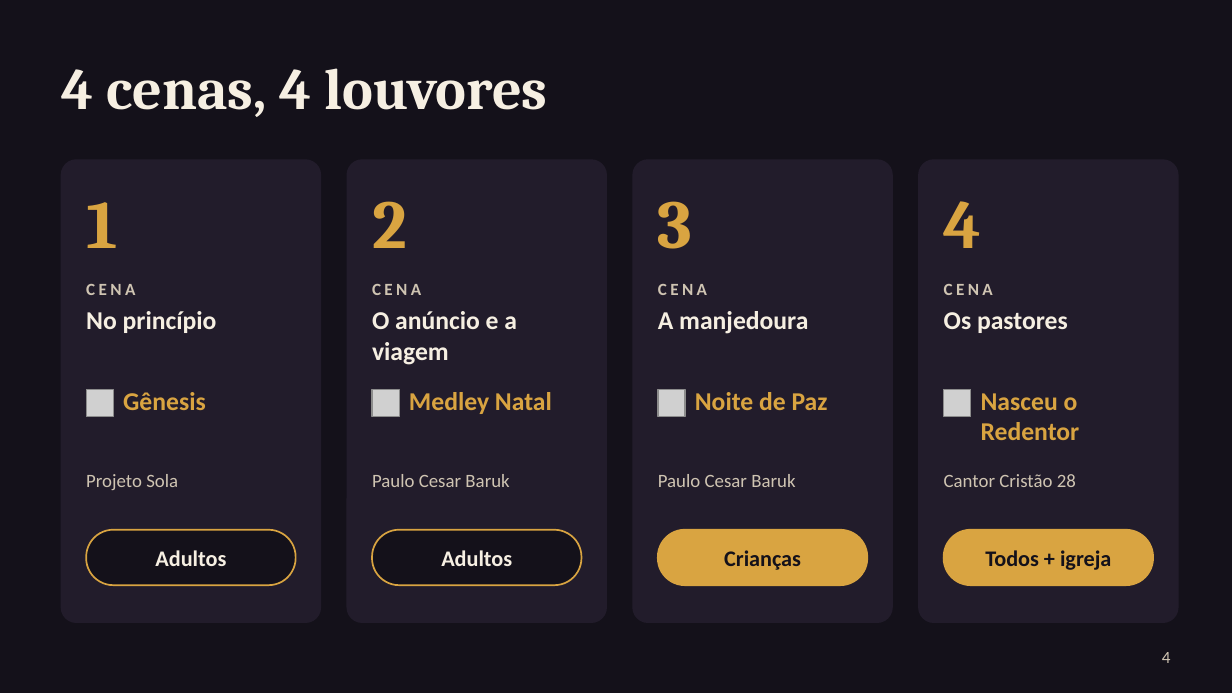
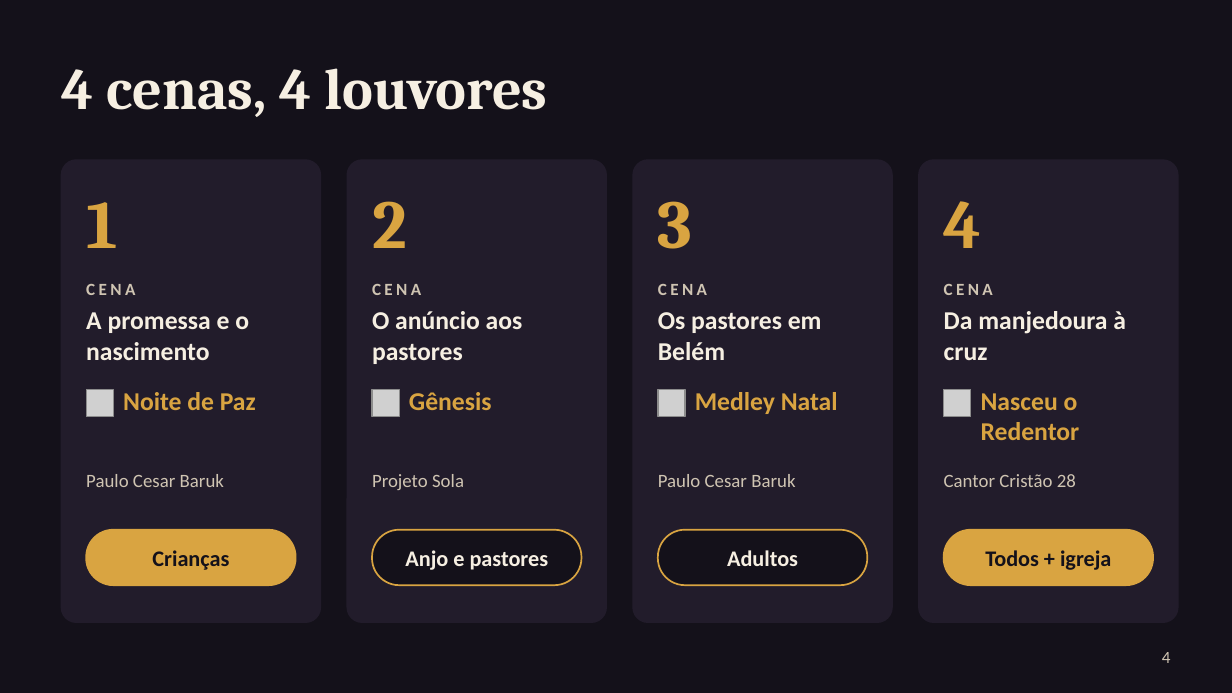
Before and after one commit to MatheusXd1227/Rob-IA-BTG, a slide deck: slide 4 of teatro/apresentacao-peca-natal.pptx. Drawn at 1232x693 pixels with LibreOffice and Linux fonts; fonts in the diff are those of the drawing; grey boxes stand for pictures. Boxes give left, top, right and bottom in pixels: in the first picture for what was removed or moved away, otherwise in the second. Text is boxed around its words. In the diff, an @@ line names an element or a change of style, - is before the commit and + after.

```diff
--- a/teatro/apresentacao-peca-natal.pptx
+++ b/teatro/apresentacao-peca-natal.pptx
@@ text at box(86, 312, 249, 360): text changed @@
-No princípio
+A promessa e o nascimento
@@ text at box(372, 311, 523, 364): text changed @@
-O anúncio e a viagem
+O anúncio aos pastores
@@ text at box(658, 312, 822, 360): text changed @@
-A manjedoura
+Os pastores em Belém
@@ text at box(944, 311, 1126, 360): text changed @@
-Os pastores
+Da manjedoura à cruz
@@ text at box(123, 392, 256, 410): text changed @@
-Gênesis
+Noite de Paz
@@ text at box(409, 392, 492, 410): text changed @@
-Medley Natal
+Gênesis
@@ text at box(695, 392, 838, 414): text changed @@
-Noite de Paz
+Medley Natal
@@ text at box(86, 474, 224, 487): text changed @@
-Projeto Sola
+Paulo Cesar Baruk
@@ text at box(372, 474, 464, 490): text changed @@
-Paulo Cesar Baruk
+Projeto Sola
@@ rounded rectangle at box(86, 530, 296, 585): fill #14111A to #D9A441 @@
@@ rounded rectangle at box(658, 530, 867, 585): fill #D9A441 to #14111A @@
@@ text at box(152, 550, 229, 570): text changed; text colour #F6EFE2 to #14111A @@
-Adultos
+Crianças
@@ text at box(405, 550, 549, 570): text changed @@
-Adultos
+Anjo e pastores
@@ text at box(727, 550, 798, 566): text changed; text colour #14111A to #F6EFE2 @@
-Crianças
+Adultos
```
Also in this commit, not shown: 9 other slides changed, 1 slide added, 2 other files.
